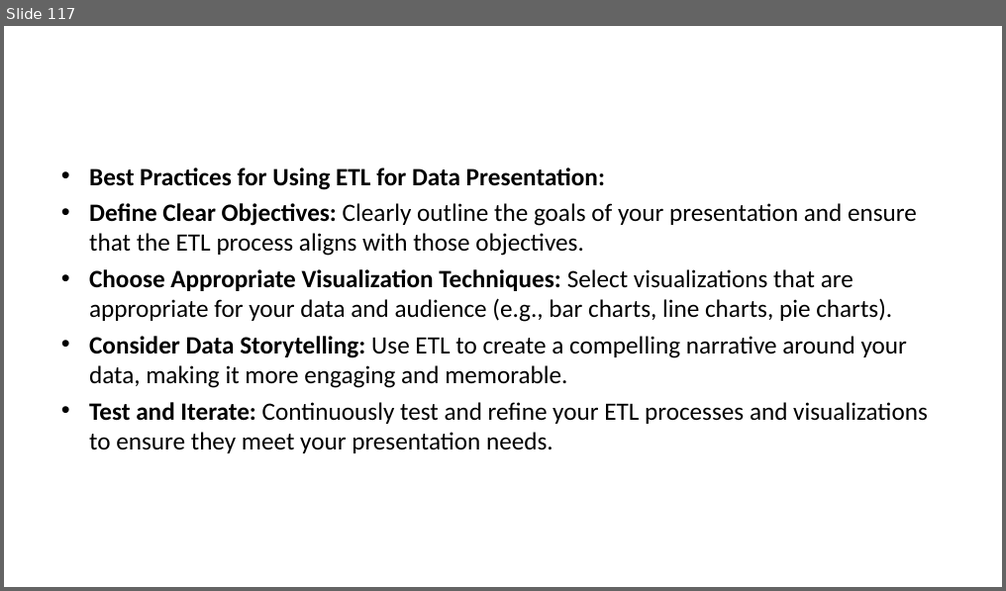
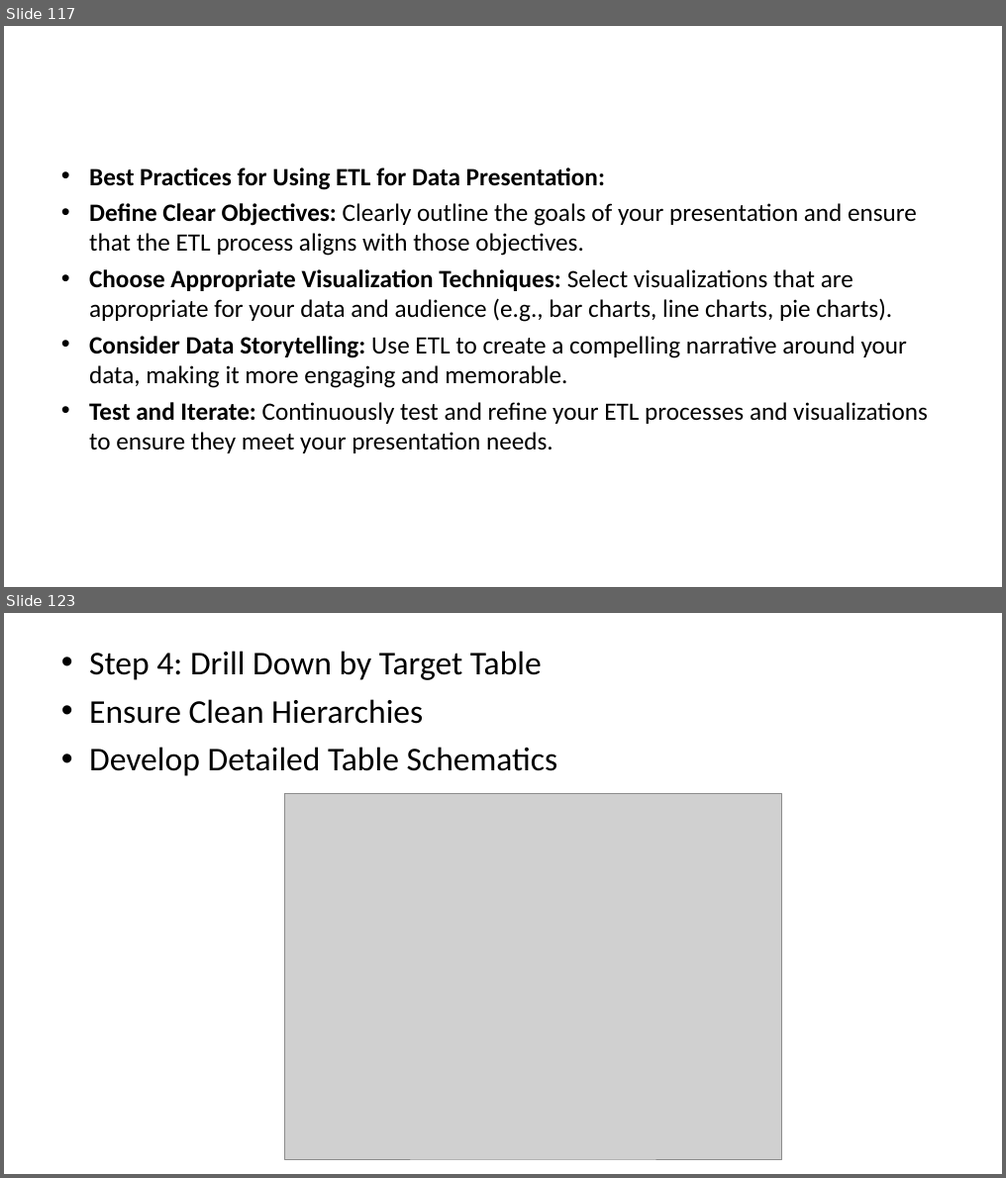
Before and after one commit to satishdkt/BTech-2024-25-Batch-Data-Warehouse-BI, a slide deck: PPT/ch-4-Introducing ETL.ppt. Shown one above the other, each under a label of ours: slide 117 before the commit, slides 117 and 123 after it; the slides between them are not shown. The pictures are 1006x591 and 1006x1178 pixels, drawn with LibreOffice and Linux fonts; fonts in the diff are those of the drawing; grey boxes stand for pictures. Boxes give left, top, right and bottom in pixels: in the first picture for what was removed or moved away, otherwise in the second. Text is boxed around its words. In the diff, an @@ line names an element or a change of style, - is before the commit and + after.

```diff
--- a/PPT/ch-4-Introducing ETL.ppt
+++ b/PPT/ch-4-Introducing ETL.ppt
@@ slide 123 added at (4,613,1002,1174), background #FFFFFF @@
@@ text added at (89,651,558,776), 32 pt, text #000000 @@
+• Step 4: Drill Down by Target Table
+• Ensure Clean Hierarchies
+• Develop Detailed Table Schematics
@@ picture added at (284,794,781,1159) @@
```
Also in this commit, not shown: 6 other slides added, 1 other file.
